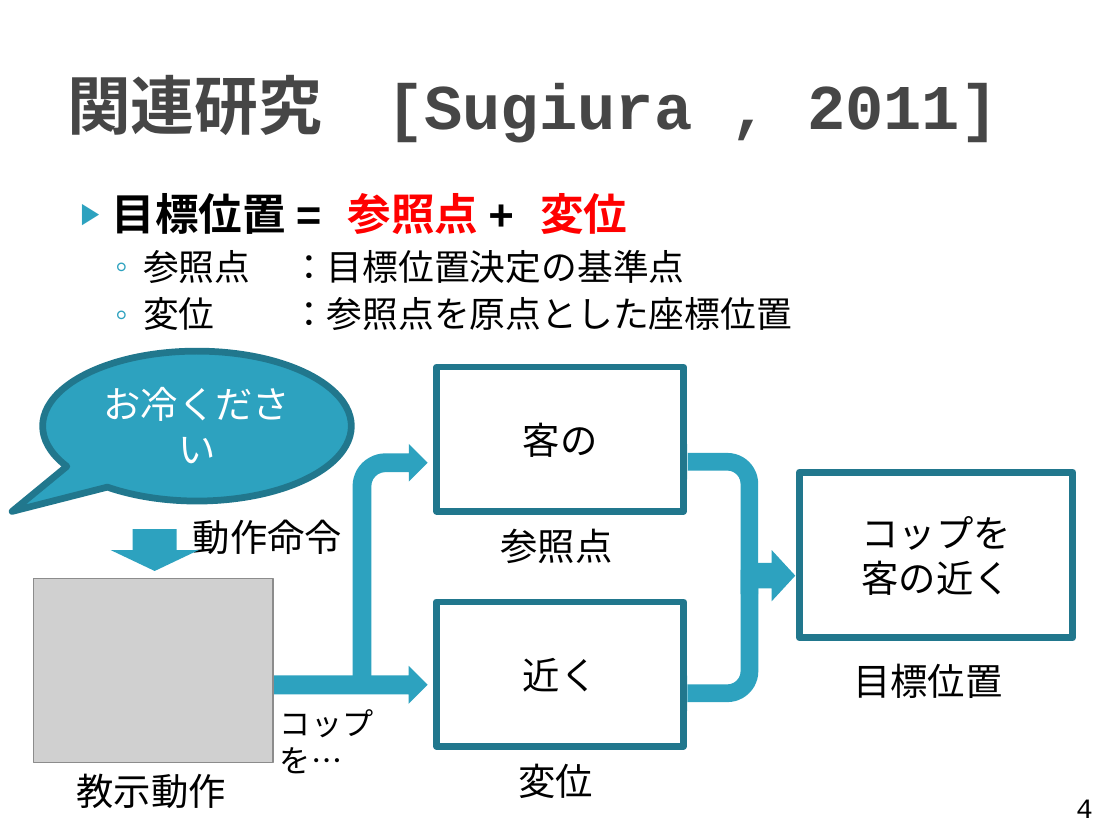
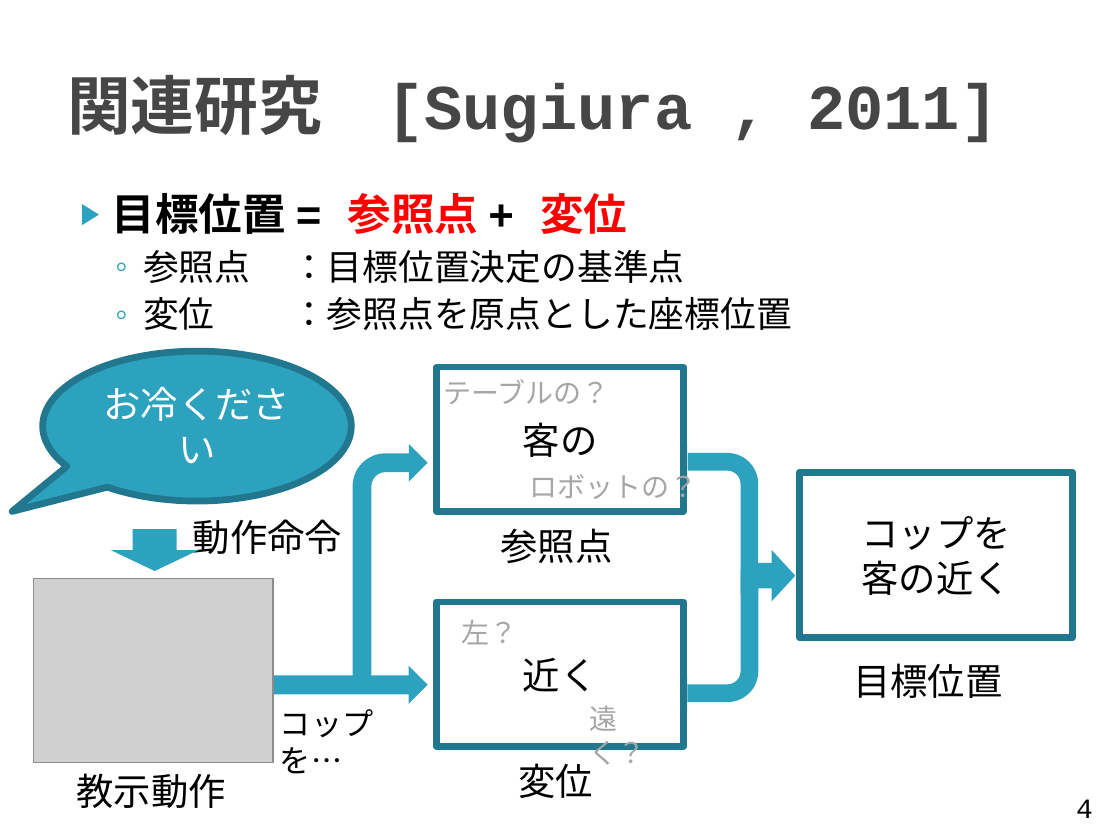
Before and after one commit to TetsuyaKomota/GitforEclipseTest, a slide deck: slide 4 of IntentionLearning/memo/presentation/卒論発表会スライド _2.pptx. Drawn at 1120x840 pixels with LibreOffice and Linux fonts; fonts in the diff are those of the drawing; grey boxes stand for pictures. Boxes give left, top, right and bottom in pixels: in the first picture for what was removed or moved away, otherwise in the second. Text is boxed around its words. In the diff, an @@ line names an element or a change of style, - is before the commit and + after.

```diff
--- a/IntentionLearning/memo/presentation/卒論発表会スライド _2.pptx
+++ b/IntentionLearning/memo/presentation/卒論発表会スライド _2.pptx
@@ text added at [444,379,610,404], 18 pt, text #A6A6A6 @@
+テーブルの？
@@ text added at [530,469,698,505], 18 pt, text #A6A6A6 @@
+ロボットの？
@@ text added at [461,620,517,644], 18 pt, text #A6A6A6 @@
+左？
@@ text added at [590,705,646,765], 18 pt, text #A6A6A6 @@
+遠く？
```
Also in this commit, not shown: 7 other slides changed, 2 slides added.
